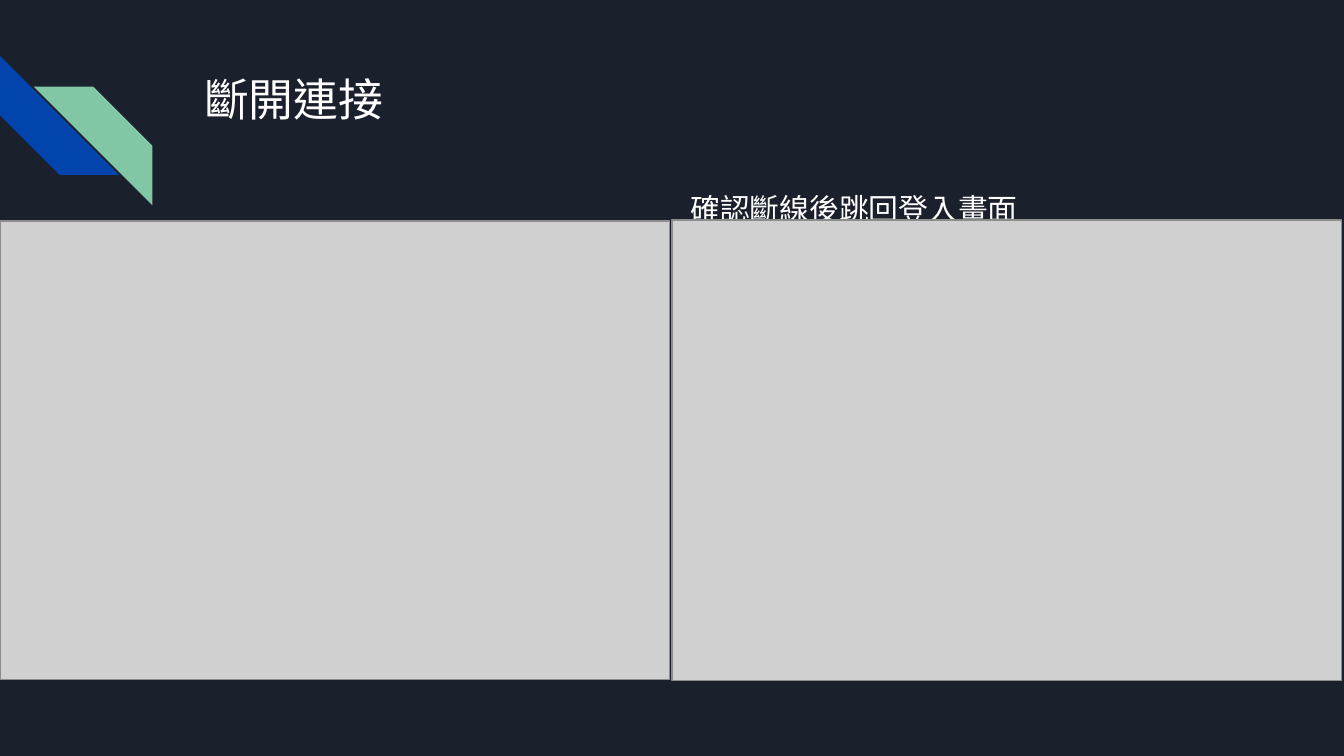
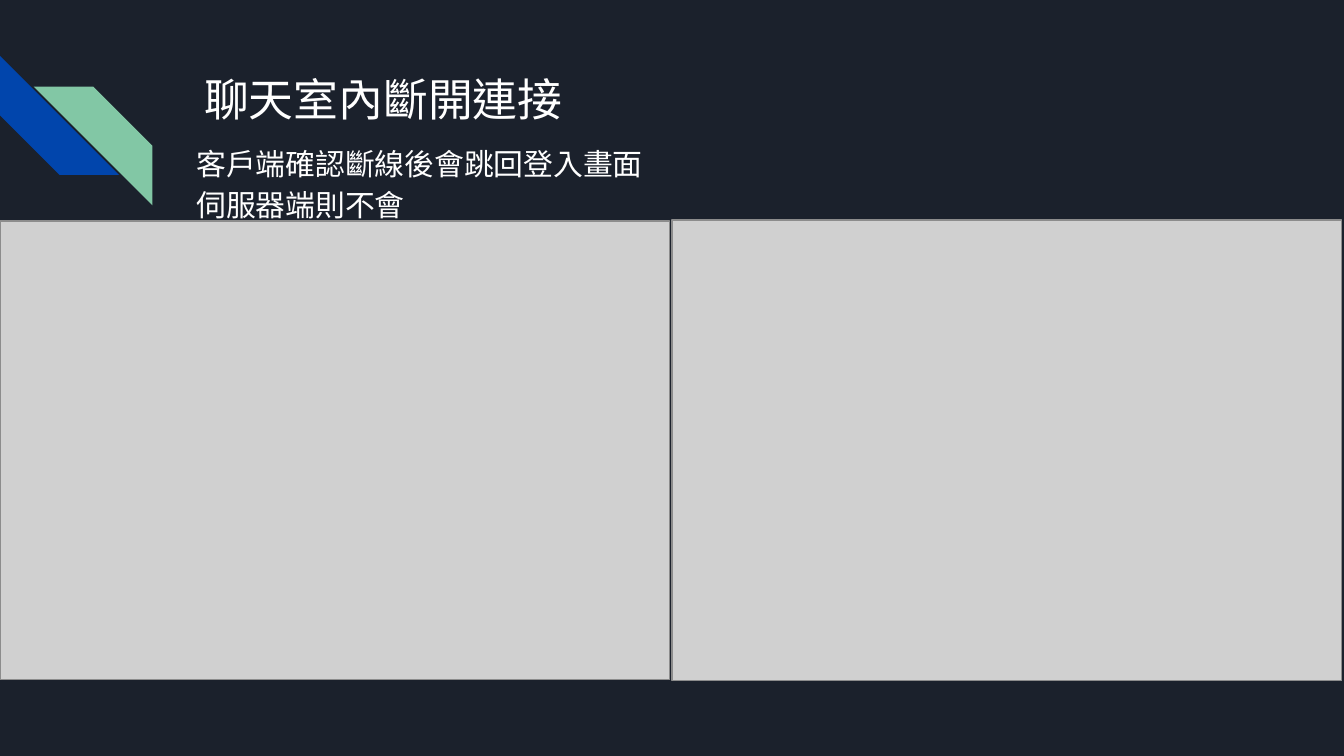
Before and after one commit to wortelbend/C-Sharp_Final, a slide deck: slide 25 of 文件/期末專題 PPT (1).pptx (slide 24 before the commit). Drawn at 1344x756 pixels with LibreOffice and Linux fonts; fonts in the diff are those of the drawing; grey boxes stand for pictures. Boxes give left, top, right and bottom in pixels: in the first picture for what was removed or moved away, otherwise in the second. Text is boxed around its words. In the diff, an @@ line names an element or a change of style, - is before the commit and + after.

Commit message:
修改程式截圖畫面

```diff
--- a/文件/期末專題 PPT (1).pptx
+++ b/文件/期末專題 PPT (1).pptx
@@ title at <box>204,78,562,120</box>: text changed @@
-斷開連接
+聊天室內斷開連接
@@ text at <box>196,150,642,224</box>: text changed @@
-確認斷線後跳回登入畫面
+客戶端確認斷線後會跳回登入畫面 伺服器端則不會
```
Also in this commit, not shown: 4 other slides changed, 3 slides added.
